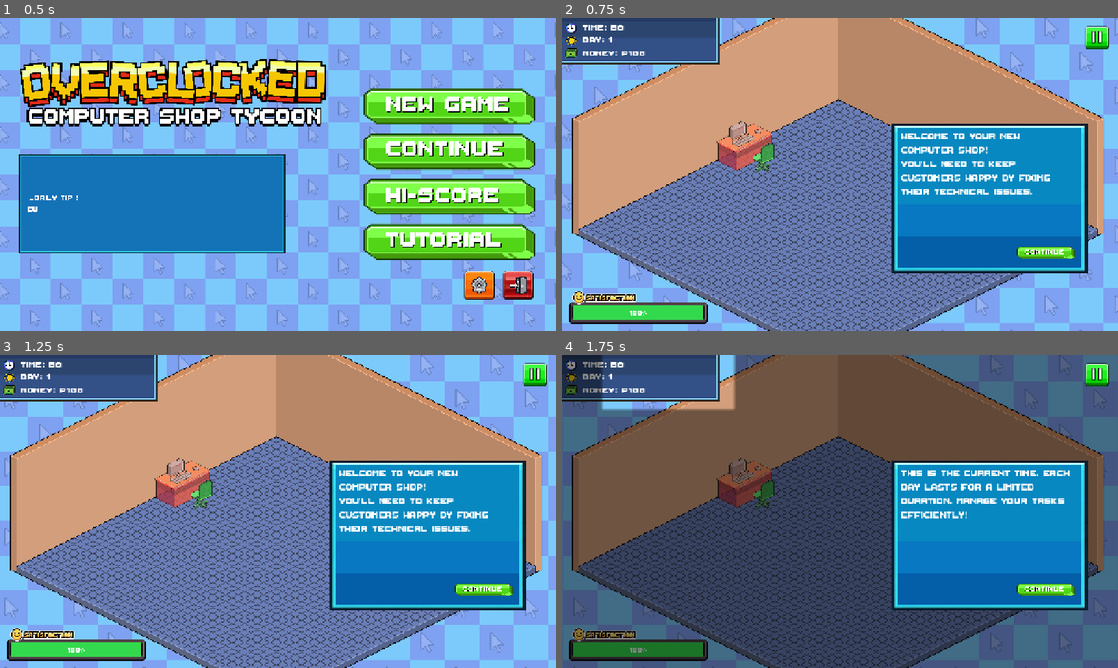
Above: before the commit, frames 1-4 (two rows, left to right).
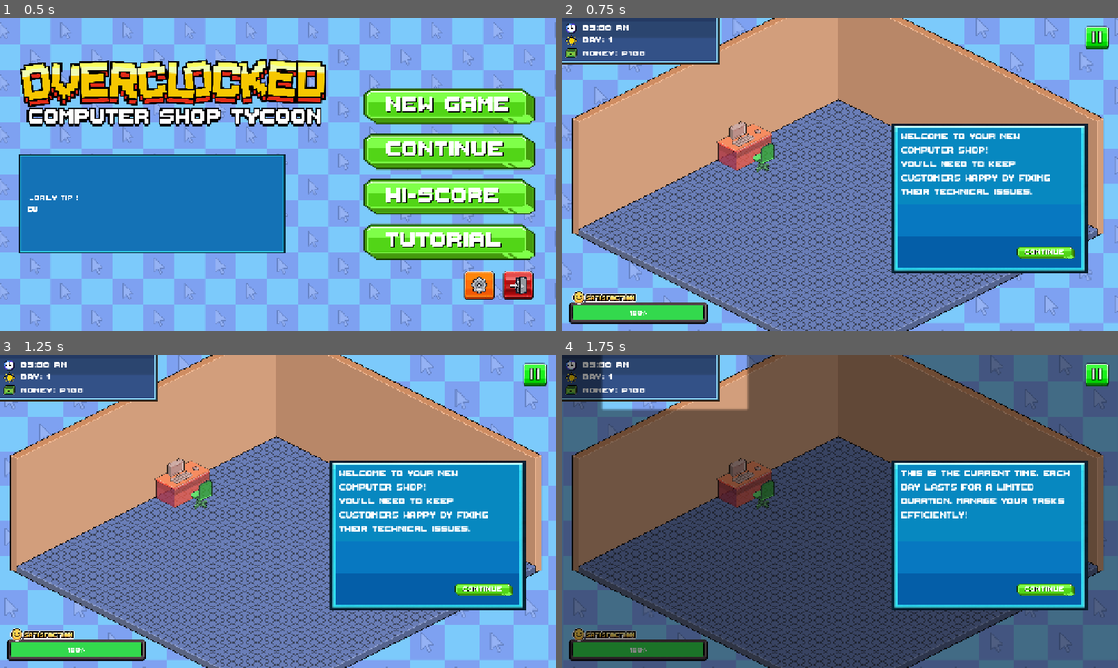
Above: after the commit, the same moments.

Repository: vinnyy-ph/gvd-project-overclocked
Game: Godot game, scene res://ui/main_menu_v2/MainMenuV2.tscn
The game is run twice, just before and just after one commit, with the same random seed, the same clock (stepped at 60 frames per second) and the same inputs. Sound files missing from this copy of the repository are replaced by a short silence.
Inputs (mouse positions are in pixels of both pictures, inside the frame that each line leads up to):
- Up to frame 1 (0.5 s): no input
- Up to frame 2 (0.75 s): click (1012, 243) at 0.5 s
- Up to frame 3 (1.25 s): no input
- Up to frame 4 (1.75 s): click (1045, 589) at 1.25 s

Frame 1 is identical in both runs. In frame 2, 0.1% of the frame differs, in the area x 3-12%, y 2-4%; in frame 3, 0.1%; in frame 4, 0.6%, in the area x 3-34%, y 0-18%.

Commit message:
Show formatted in-game time in HUD
Add GameManager.get_formatted_time() to convert time_left ticks into a human-readable 12-hour clock (start at 9:00 AM, 60 ticks total, 8 minutes per tick) with AM/PM formatting and proper 12-hour display. Update shop_floor HUD scripts (normal and tutorial) to use the new formatted time instead of displaying the raw tick value.

Diff:
--- a/core/autoloads/game_manager/game_manager.gd
+++ b/core/autoloads/game_manager/game_manager.gd
@@ -109,6 +109,26 @@
 var tutorial_minigame_done: bool = false
 var last_day_revenue: int = 0
 var persisted_customers: Array = [] # Stores customer data when changing scenes
+
+func get_formatted_time() -> String:
+	var total_ticks = 60
+	var elapsed_ticks = total_ticks - time_left
+
+	var start_hour = 9 # 9 AM
+	var minutes_per_tick = 8 # 8 hours (480 mins) / 60 ticks = 8 mins/tick
+
+	var total_minutes = elapsed_ticks * minutes_per_tick
+	var current_hour = start_hour + (total_minutes / 60)
+	var current_minute = total_minutes % 60
+
+	var am_pm = "AM" if current_hour < 12 else "PM"
+	var display_hour = current_hour
+	if display_hour > 12:
+		display_hour -= 12
+	elif display_hour == 0:
+		display_hour = 12
+
+	return "%02d:%02d %s" % [display_hour, current_minute, am_pm]
 
 func get_money_reward(base_amount: int) -> int:
 	var bonus = 1.0
--- a/core/shop_floor/shop_floor_scrollable.gd
+++ b/core/shop_floor/shop_floor_scrollable.gd
@@ -454,7 +454,7 @@
 	else:
 		money_label.remove_theme_color_override("font_color")
 
-	time_label.text = "Time: " + str(GameManager.time_left)
+	time_label.text = GameManager.get_formatted_time()
 	satisfaction_bar.value = GameManager.satisfaction
 	_apply_bar_style()
 
--- a/core/shop_floor/shop_floor_scrollable_tutorial.gd
+++ b/core/shop_floor/shop_floor_scrollable_tutorial.gd
@@ -571,7 +571,7 @@
 		money_label.add_theme_color_override("font_color", Color(1, 0.3, 0.3))
 	else:
 		money_label.remove_theme_color_override("font_color")
-	time_label.text = "Time: " + str(GameManager.time_left)
+	time_label.text = GameManager.get_formatted_time()
 	satisfaction_bar.value = GameManager.satisfaction
 	_apply_bar_style()
 
